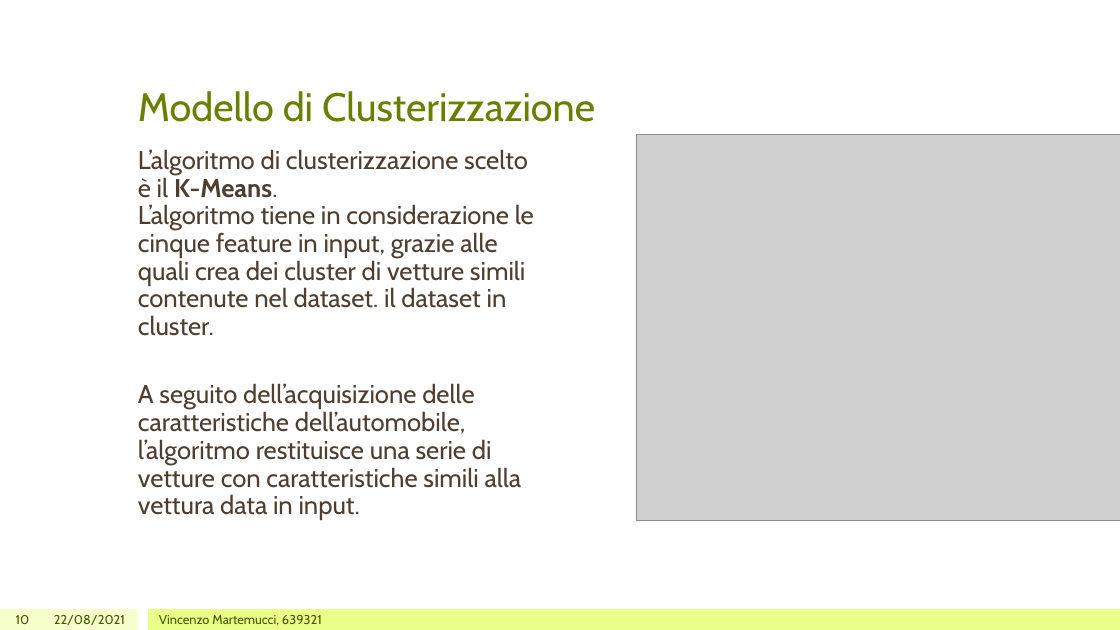
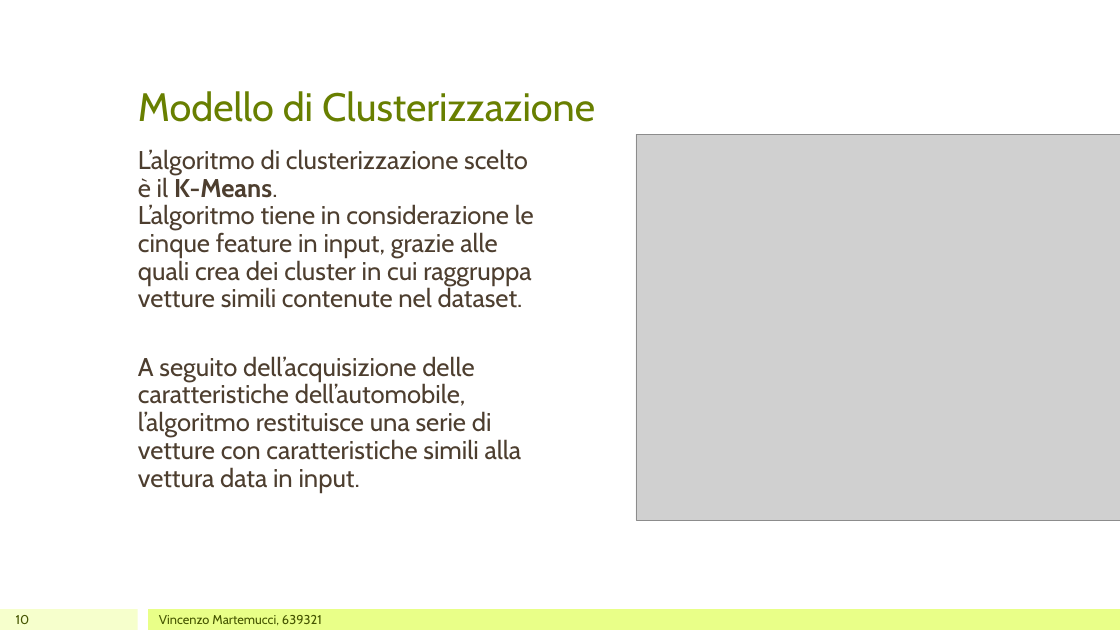
Before and after one commit to raimondoDiSangro/co2_car_emissions_ICON, a slide deck: slide 10 of Presentazione Progetto.pptx. Drawn at 1120x630 pixels with LibreOffice and Linux fonts; fonts in the diff are those of the drawing; grey boxes stand for pictures. Boxes give left, top, right and bottom in pixels: in the first picture for what was removed or moved away, otherwise in the second. Text is boxed around its words. In the diff, an @@ line names an element or a change of style, - is before the commit and + after.

```diff
--- a/Presentazione Progetto.pptx
+++ b/Presentazione Progetto.pptx
@@ text at [138,149,534,308]: text changed @@
-L’algoritmo di clusterizzazione scelto è il K-Means.
-L’algoritmo tiene in considerazione le cinque feature in input, grazie alle quali crea dei cluster di vetture simili contenute nel dataset. il dataset in cluster.
+L’algoritmo di clusterizzazione scelto è il K-Means.
+L’algoritmo tiene in considerazione le cinque feature in input, grazie alle quali crea dei cluster in cui raggruppa vetture simili contenute nel dataset.
@@ text removed at [54,615,125,625] @@
-22/08/2021
```
Also in this commit, not shown: 5 other slides changed, 1 slide added, 5 other files.
